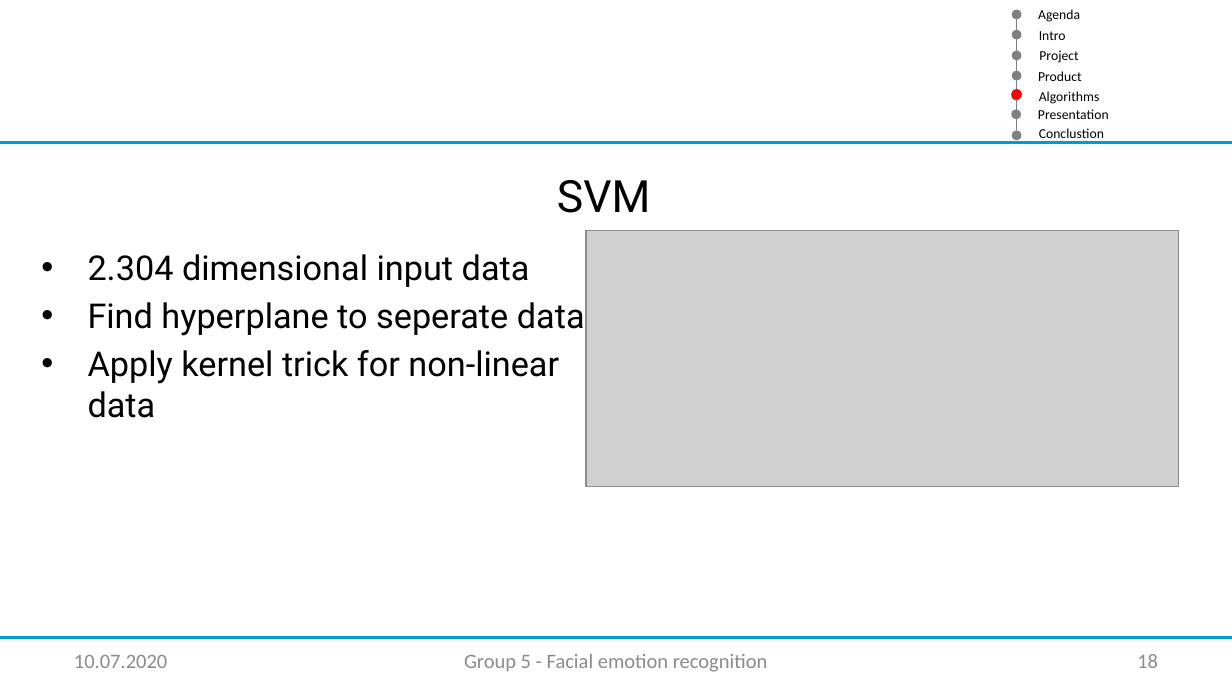
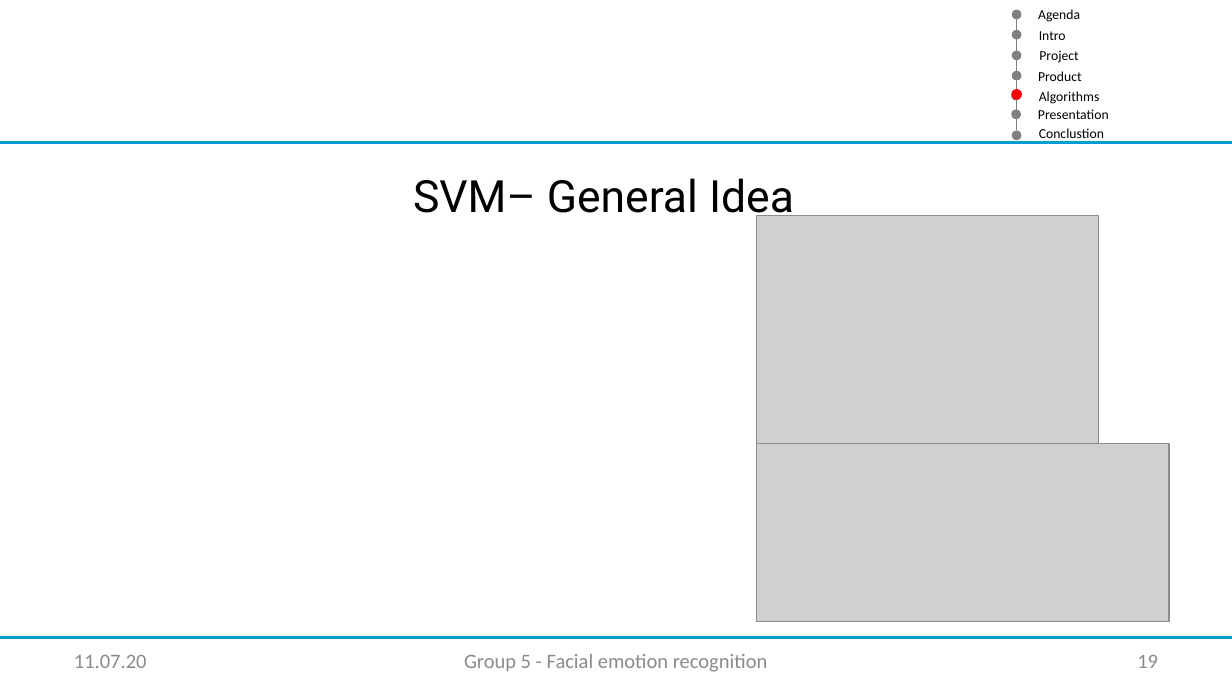
Before and after one commit to XamLe/facial_emotion, a slide deck: slide 19 of Documentation/Master Vortrag ML_group5_v01.pptx (slide 18 before the commit). Drawn at 1232x693 pixels with LibreOffice and Linux fonts; fonts in the diff are those of the drawing; grey boxes stand for pictures; background and template pictures are left out. Boxes give left, top, right and bottom in pixels: in the first picture for what was removed or moved away, otherwise in the second. Text is boxed around its words. In the diff, an @@ line names an element or a change of style, - is before the commit and + after.

```diff
--- a/Documentation/Master Vortrag ML_group5_v01.pptx
+++ b/Documentation/Master Vortrag ML_group5_v01.pptx
@@ text at (413,178,794,224): text changed @@
-SVM
+SVM– General Idea
@@ picture added at (756,216,1098,444) @@
@@ text removed at (88,254,585,418) @@
-• 2.304 dimensional input data
-• Find hyperplane to seperate data
-• Apply kernel trick for non-linear
-  data
@@ picture: place and size @@
-picture at (586,230,1179,487)
+picture at (756,444,1169,622)
@@ text at (74,655,147,668): text changed @@
-10.07.2020
+11.07.20
@@ page number at (1137,655,1158,668): text changed @@
-18
+19
```
Also in this commit, not shown: 20 other slides changed, 1 slide added, 1 other file.
